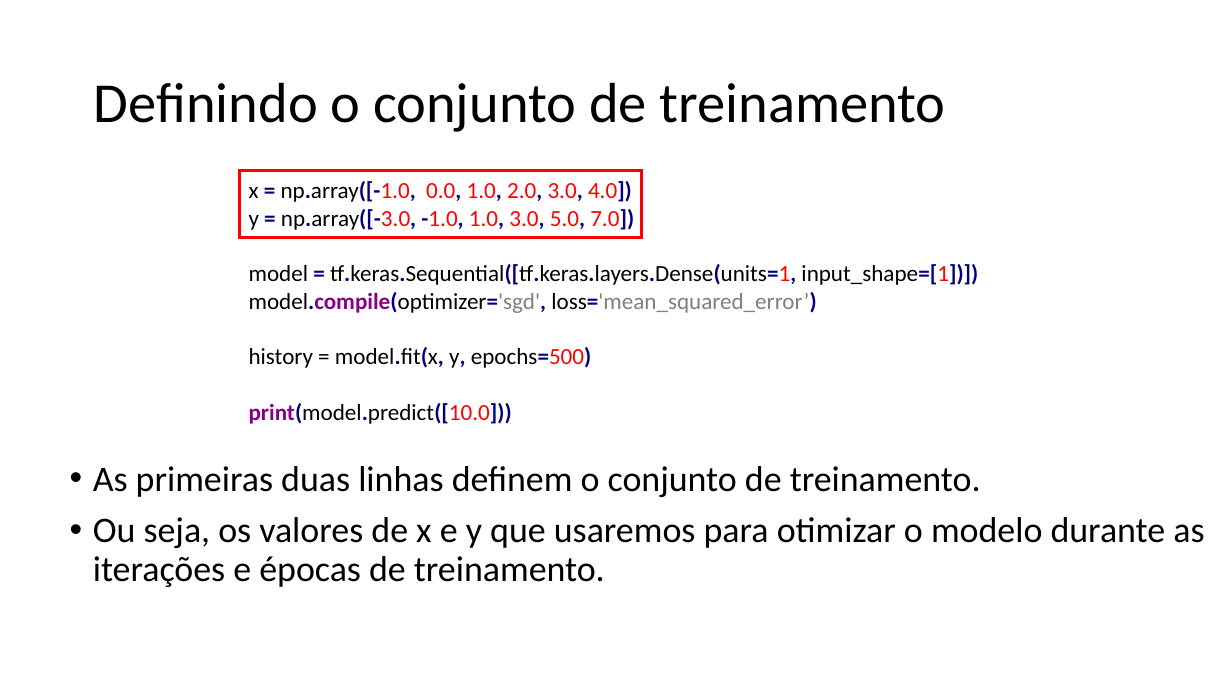
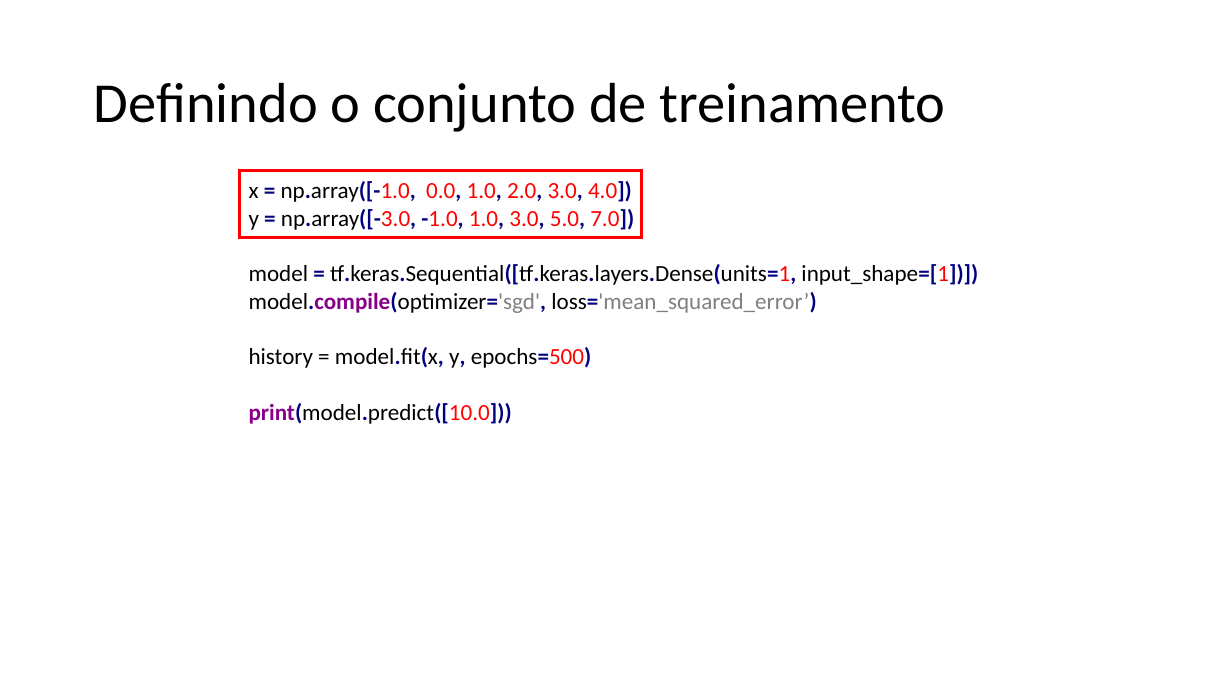
Before and after one commit to zz4fap/tp557-iot-ml, a slide deck: slide 5 of slides/TP557_7_Regressão_com_DNNs.pptx. Drawn at 1232x693 pixels with LibreOffice and Linux fonts; fonts in the diff are those of the drawing; grey boxes stand for pictures. Boxes give left, top, right and bottom in pixels: in the first picture for what was removed or moved away, otherwise in the second. Text is boxed around its words. In the diff, an @@ line names an element or a change of style, - is before the commit and + after.

```diff
--- a/slides/TP557_7_Regressão_com_DNNs.pptx
+++ b/slides/TP557_7_Regressão_com_DNNs.pptx
@@ text removed at (93,466,1204,587) @@
-• As primeiras duas linhas definem o conjunto de treinamento.
-• Ou seja, os valores de x e y que usaremos para otimizar o modelo durante as iterações e épocas de treinamento.
```
Also in this commit, not shown: 1 other slide changed, 2 slides added.
